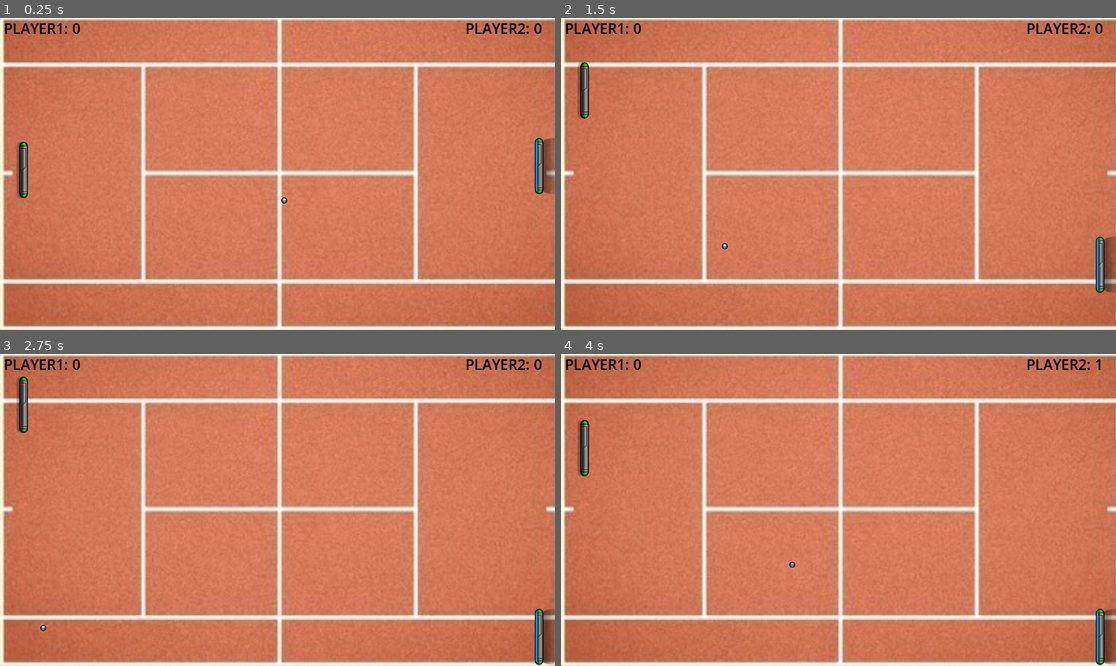
Above: before the commit, frames 1-4 (two rows, left to right).
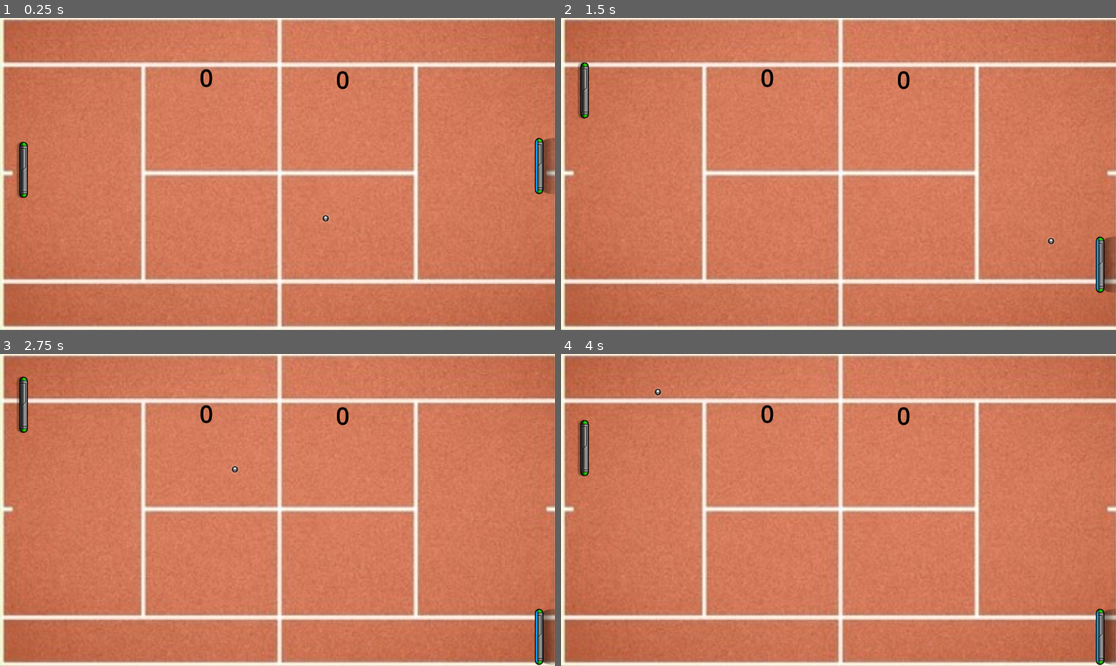
Above: after the commit, the same moments.

Repository: PhantomTrainer2/GameDevPuc
Game: Godot game, scene res://node_2d.tscn
The game is run twice, just before and just after one commit, with the same random seed, the same clock (stepped at 60 frames per second) and the same inputs.
Inputs:
- Up to frame 1 (0.25 s): no input
- Up to frame 2 (1.5 s): hold W (up_player1) 0.53-1.28 s; hold Down (down_player2) 0.53-1.28 s; hold S (down_player1) from 1.28 s (still down); tap Up (up_player2) at 1.35 s
- Up to frame 3 (2.75 s): release S (down_player1) at 2.03 s; hold W (up_player1) from 2.03 s (still down); hold Down (down_player2) from 2.03 s (still down)
- Up to frame 4 (4 s): release Down (down_player2) at 2.78 s; tap Up (up_player2) at 2.85 s; release W (up_player1) at 3.53 s; hold S (down_player1) from 3.53 s (still down); hold Down (down_player2) from 3.53 s (still down)

The runs differ from the first frame. In frame 1, 0.6% of the frame differs, in the area x 0-98%, y 1-66%; in frame 2, 0.6%; in frame 3, 0.6%; in frame 4, 0.6%.

Commit message:
Score update

Diff:
--- a/game1/Ball_Controller.gd
+++ b/game1/Ball_Controller.gd
@@ -2,20 +2,19 @@
 
 var direction_Y = 0
 var direction_X = 0
-var player1_score = 0
-var player2_score = 0
-var speed = 100.0
+var speed = 200.0
 
-func _init() -> void:
-	speed = 100.0
-	self.position.x = 640
-	self.position.y =  360
+func _ready() -> void:
+	speed = 200.0
+	self.position.x = get_window().size.x /2
+	self.position.y = get_window().size.y /2
 	direction_Y = randf_range(-1, 1)
 	direction_X = randi_range(-1, 1)
 	if (direction_X == 0):
 		direction_X = 1
 	if (direction_Y == 0):
 		direction_Y = -0.6
+
 
 func _physics_process(delta: float) -> void:
 	randomize()
@@ -40,12 +39,15 @@
 		self.position += velocity
 
 	# Pontuação
+	if (GameController.player1_score >= GameController.score_limit -1 or GameController.player2_score >= GameController.score_limit - 1):
+		GameController.end_game()
+
 	if (self.position.x >= 1200):
 		GameController.player1_score += 1
-		_init()
+		_ready()
 	if (self.position.x <= 0):
 		GameController.player2_score += 1
-		_init()
+		_ready()
 
 
 	# Colisão no topo/baixo da tela
--- a/game1/GameController.gd
+++ b/game1/GameController.gd
@@ -2,8 +2,15 @@
 
 var player1_score: int = 0
 var player2_score: int = 0
+var score_limit = 10
 
-# função para resetar se quiser
-func reset_scores():
+func end_game():
+	if (player1_score >= 9 and player1_score == player2_score):
+		score_limit = score_limit + 1
+	if (player1_score >= score_limit or player2_score >= score_limit):
+		player1_score = 0
+		player2_score = 0
+
+func reset_game():
 	player1_score = 0
 	player2_score = 0
--- a/game1/Player1Score.gd
+++ b/game1/Player1Score.gd
@@ -2,8 +2,8 @@
 
 @export var player: int = 1  # 1 = player1, 2 = player2
 
-func _process(delta: float) -> void:
+func _process(_delta: float) -> void:
 	if player == 1:
-		text = "Player1: " + str(GameController.player1_score)
+		text = str(GameController.player1_score)
 	else:
-		text = "Player2: " + str(GameController.player2_score)
+		text = str(GameController.player2_score)
--- a/game1/Player1_Controller.gd
+++ b/game1/Player1_Controller.gd
@@ -11,6 +11,8 @@
 	if Input.is_action_pressed("up_player1"):
 		self.position.y -= speed * delta
 		movement_dir = -1
+	if Input.is_action_pressed("reset_game"):
+		GameController.reset_game()
 
 	if (self.position.y - 60 <= 0):
 		self.position.y = 60
--- a/game1/Player2Score.gd
+++ b/game1/Player2Score.gd
@@ -2,8 +2,8 @@
 
 @export var player: int = 2  # 1 = player1, 2 = player2
 
-func _process(delta: float) -> void:
+func _process(_delta: float) -> void:
 	if player == 1:
-		text = "Player1: " + str(GameController.player1_score)
+		text = str(GameController.player1_score)
 	else:
-		text = "Player2: " + str(GameController.player2_score)
+		text = str(GameController.player2_score)
--- a/game1/node_2d.tscn
+++ b/game1/node_2d.tscn
@@ -16,7 +16,7 @@
 [sub_resource type="CircleShape2D" id="CircleShape2D_kdubu"]
 
 [sub_resource type="LabelSettings" id="LabelSettings_kdubu"]
-font_size = 30
+font_size = 50
 font_color = Color(0, 0, 0, 1)
 
 [node name="Node2D" type="Node2D"]
@@ -60,19 +60,21 @@
 texture = ExtResource("4_q6r6c")
 
 [node name="Label" type="Label" parent="."]
-offset_left = 8.0
-offset_right = 150.0
-offset_bottom = 42.0
-text = "Player1: "
+offset_left = 414.0
+offset_top = 89.0
+offset_right = 525.0
+offset_bottom = 158.0
+text = "1"
 label_settings = SubResource("LabelSettings_kdubu")
 uppercase = true
 script = ExtResource("7_d21ai")
 
 [node name="Label2" type="Label" parent="."]
-offset_left = 966.0
-offset_right = 1108.0
-offset_bottom = 42.0
-text = "Player2: "
+offset_left = 697.0
+offset_top = 93.0
+offset_right = 836.0
+offset_bottom = 162.0
+text = "2"
 label_settings = SubResource("LabelSettings_kdubu")
 uppercase = true
 script = ExtResource("8_rj586")
--- a/game1/project.godot
+++ b/game1/project.godot
@@ -41,3 +41,8 @@
 "events": [Object(InputEventKey,"resource_local_to_scene":false,"resource_name":"","device":0,"window_id":0,"alt_presse …(194 unchanged characters)…
 ]
 }
+reset_game={
+"deadzone": 0.2,
+"events": [Object(InputEventKey,"resource_local_to_scene":false,"resource_name":"","device":-1,"window_id":0,"alt_pressed":false,"shift_pressed":false,"ctrl_pressed":false,"meta_pressed":false,"pressed":false,"keycode":0,"physical_keycode":82,"key_label":0,"unicode":114,"location":0,"echo":false,"script":null)
+]
+}
